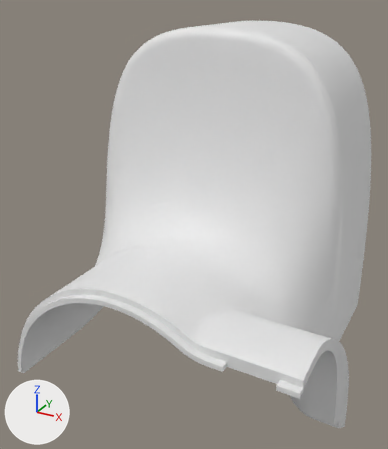
The OBJ model dyna_taku/assets/meshes/right_wrist_roll_link_surface_2.obj, before and after one commit.
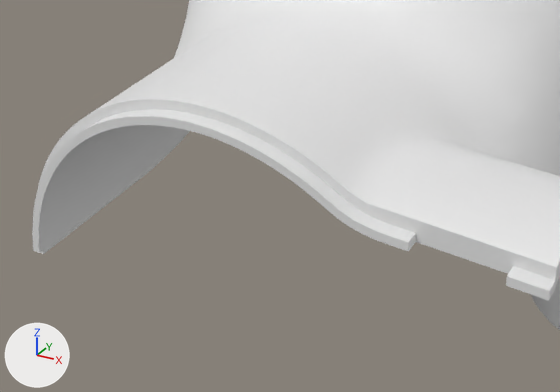
Old and new are each drawn whole from a 50 mm lens placed at (0.0336, -0.0126, 0.093), pointed at (-0.0286, 0.1005, 0.0365) and again close up on the part from 0% to 79% of the width and 52% to 100% of the height. The lights are fixed; the arrows at lower left show +X, +Y and +Z. The older version's two pictures come first. Where no turn or scale is listed for an object, it has been applied to the vertices. Vertices at exactly the same position are counted once.

The scene before the commit, as lines of its bpy script (objects in view):
```python
me_right_wrist_roll_link_surface_2 = bpy.data.meshes.new('right_wrist_roll_link_surface_2')
me_right_wrist_roll_link_surface_2.from_pydata(...)  # 3380 vertices, 6756 faces; spans x -0.0654..0.0181, y 0.0642..0.148, z 0.0..0.0846
ob_right_wrist_roll_link_surface_2 = bpy.data.objects.new('right_wrist_roll_link_surface_2', me_right_wrist_roll_link_surface_2)
ob_right_wrist_roll_link_surface_2.location = (0.0, 0.0, 0.0)
```
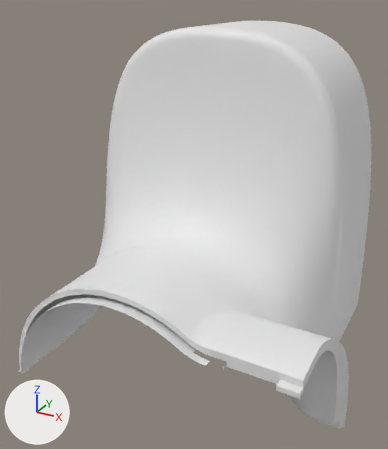
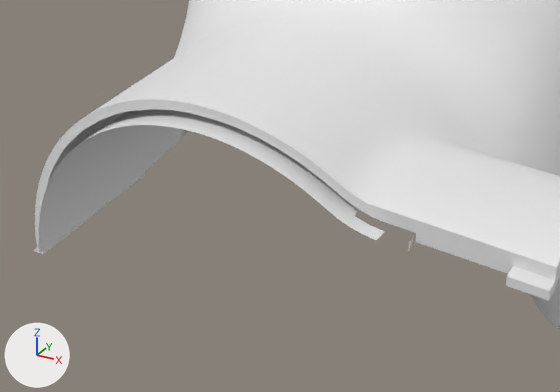
Boxes [x1, y1, x2, y2] around the edits, measured in the close-ups (560 x 392 px):
'right_wrist_roll_link_surface_2', reshaped
    before: [32, 0, 560, 330]
    after: [33, 0, 560, 330]
part 1 of me_right_wrist_roll_link_surface_2, deleted
    before: [32, 109, 416, 250]
part 2 of me_right_wrist_roll_link_surface_2, deleted
    before: [144, 131, 190, 175]

The change, as a list of edits to the scene's bpy script:
```text
Change me_right_wrist_roll_link_surface_2:
    used by ob_right_wrist_roll_link_surface_2; location = (0.0, 0.0, 0.0)
    remove me_right_wrist_roll_link_surface_2.from_pydata(...)  # 3380 vertices, 6756 faces; spans x -0.0654..0.0181, y 0.0642..0.148, z 0.0..0.0846
    add me_right_wrist_roll_link_surface_2.from_pydata(...)  # 2916 vertices, 5360 faces; spans x -0.0654..0.0181, y 0.0642..0.148, z 0.0..0.0846
    me_right_wrist_roll_link_surface_2 part 1: 38 vertices removed from x -0.0604..0.0087, y 0.0642..0.0843, z 0.005..0.0322
    me_right_wrist_roll_link_surface_2 part 2: 9 vertices removed from x -0.0642..-0.061, y 0.0906..0.1105, z 0.0..0.002
    other edits to the shape of me_right_wrist_roll_link_surface_2 do not show in these pictures
```
